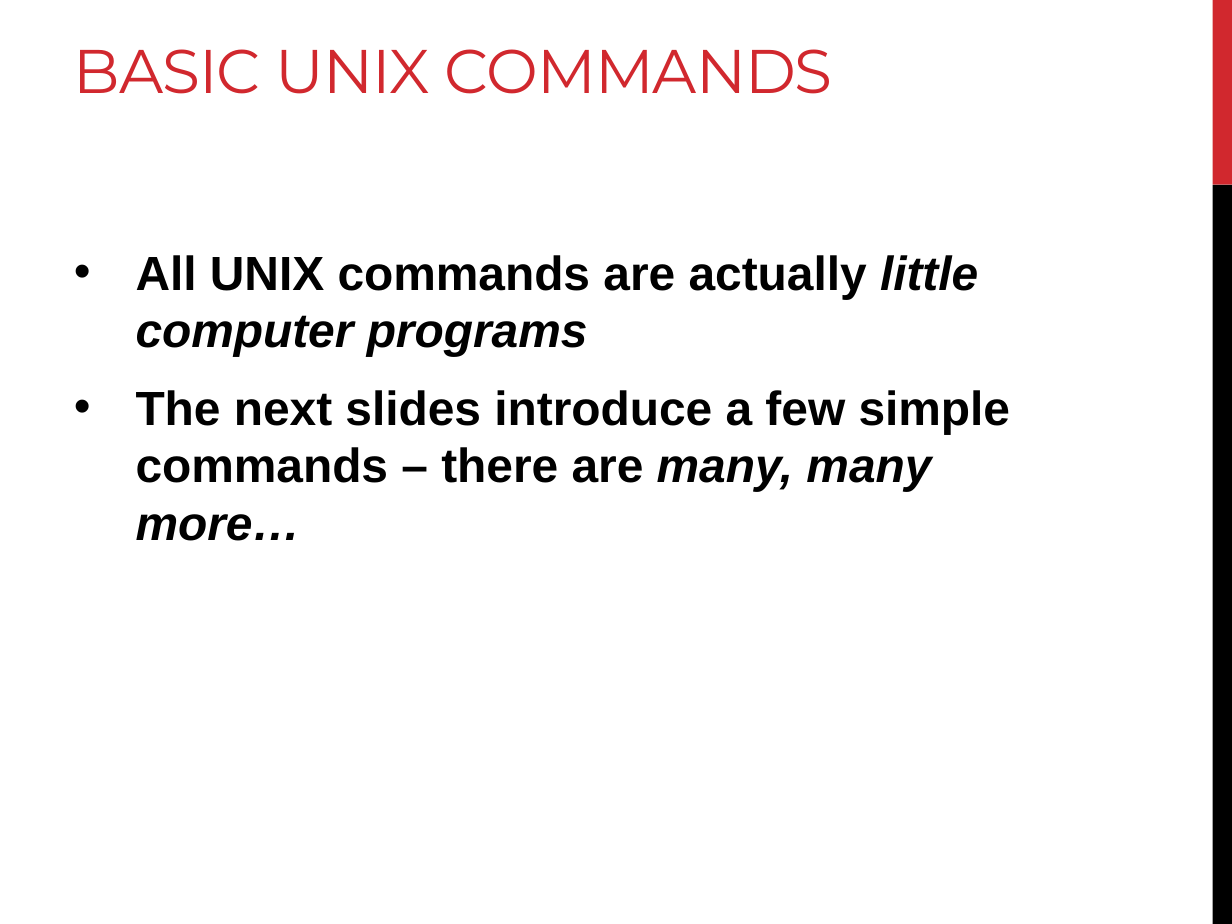
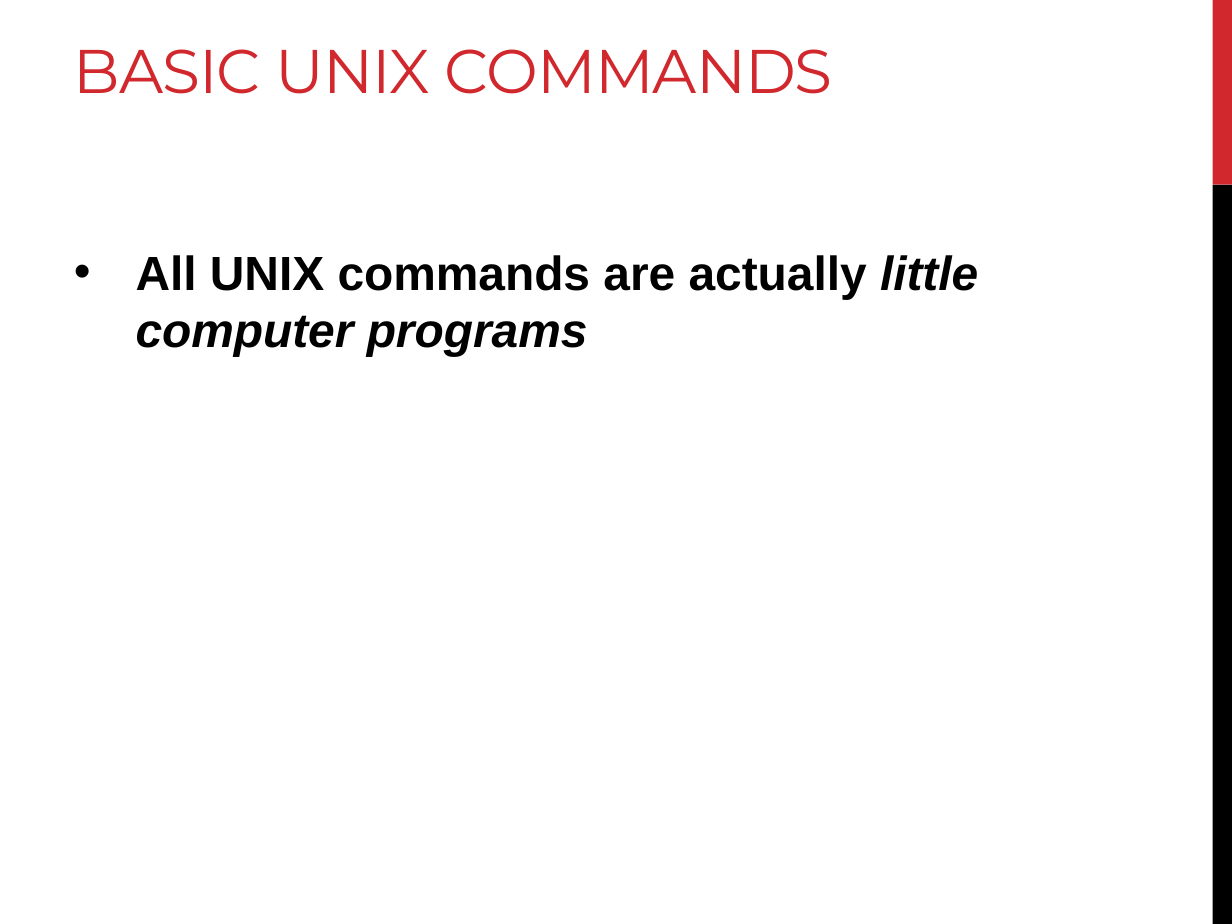
Before and after one commit to BjornFJohansson/ccbb_bigdata2015_python, a slide deck: slide 20 of slides/day1_slides.pptx (slide 19 before the commit). Drawn at 1232x924 pixels with LibreOffice and Linux fonts; fonts in the diff are those of the drawing. Boxes give left, top, right and bottom in pixels: in the first picture for what was removed or moved away, otherwise in the second. Text is boxed around its words. In the diff, an @@ line names an element or a change of style, - is before the commit and + after.

```diff
--- a/slides/day1_slides.pptx
+++ b/slides/day1_slides.pptx
@@ text at (136, 390, 1011, 541): paragraph removed @@
-• The next slides introduce a few simple commands – there are many, many more…
```
Also in this commit, not shown: 3 other slides changed, 5 slides added, 7 other files.
